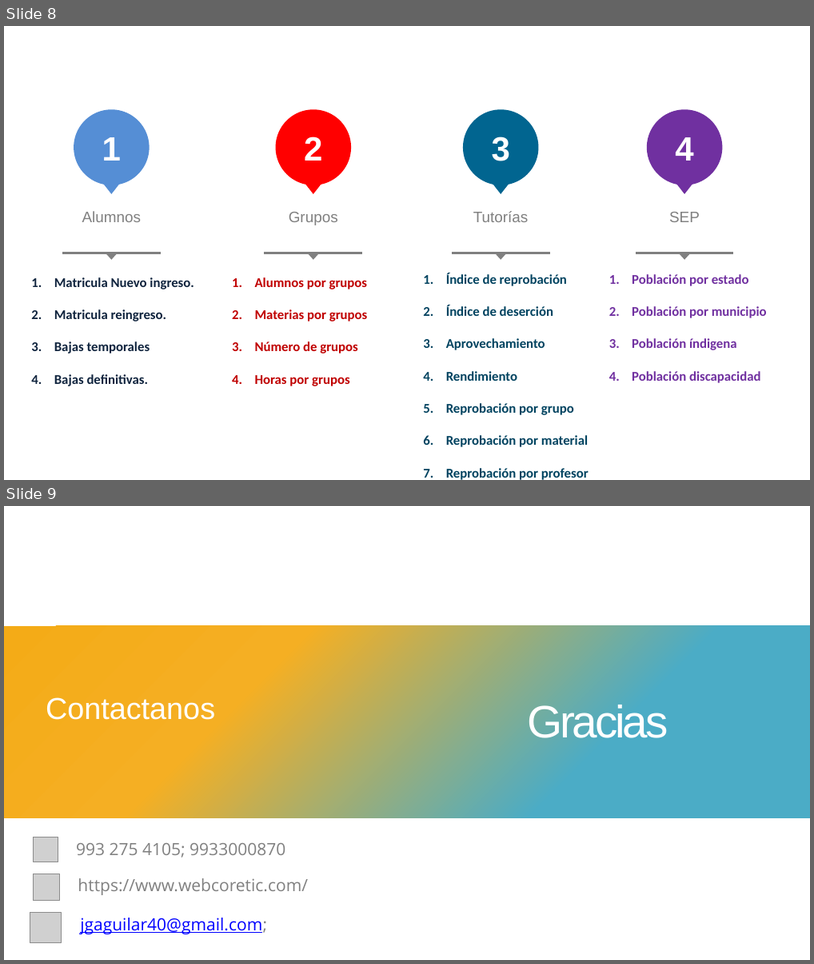
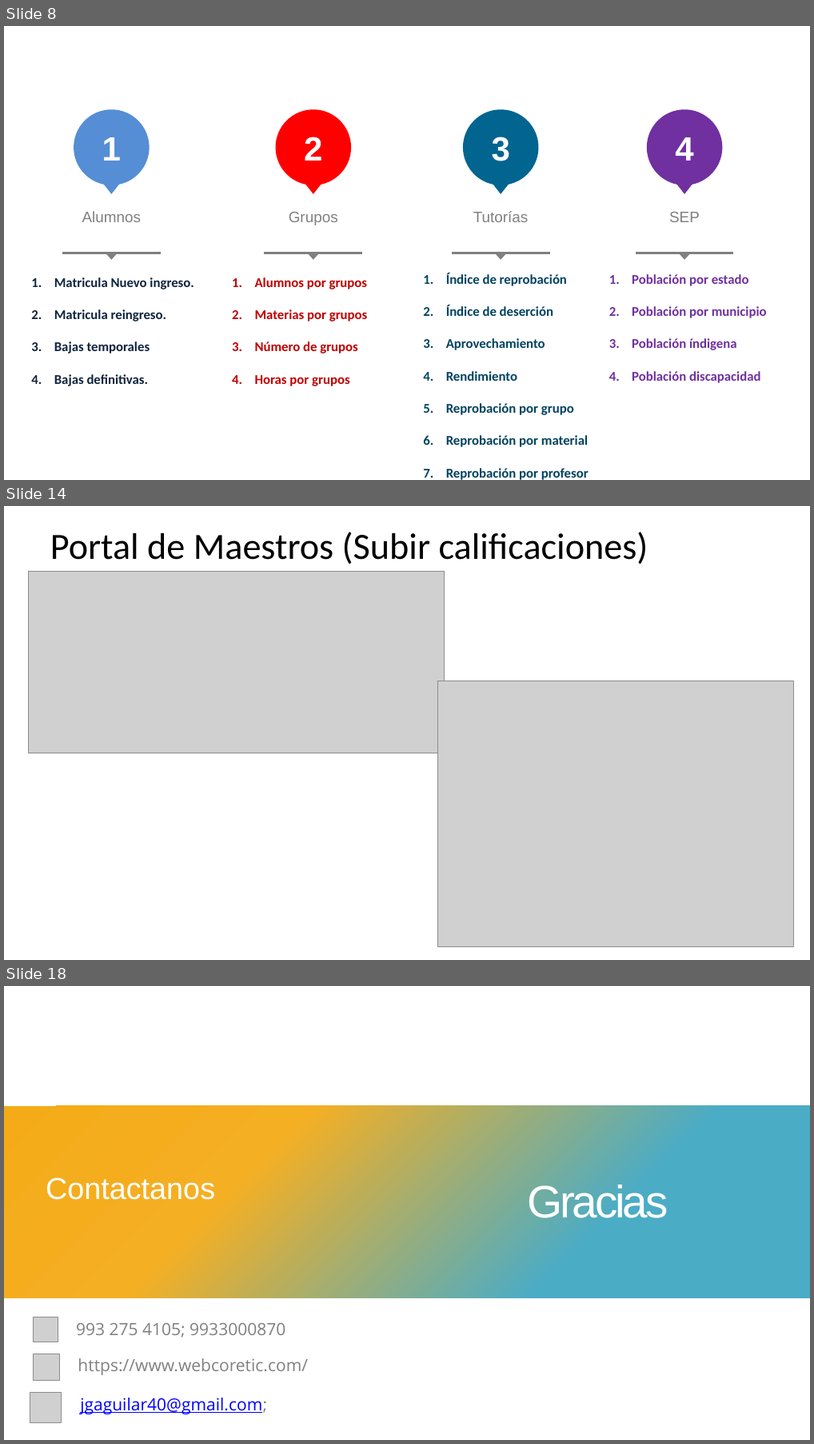
Before and after one commit to joselupe2002/siae, a slide deck: Manual/Presentación.pptx. Shown one above the other, each under a label of ours: slides 8 and 9 before the commit, slides 8, 14 and 18 after it; the slides between them are not shown. The pictures are 814x964 and 814x1444 pixels, drawn with LibreOffice and Linux fonts; fonts in the diff are those of the drawing; grey boxes stand for pictures. Boxes give left, top, right and bottom in pixels: in the first picture for what was removed or moved away, otherwise in the second. Text is boxed around its words. In the diff, an @@ line names an element or a change of style, - is before the commit and + after.

```diff
--- a/Manual/Presentación.pptx
+++ b/Manual/Presentación.pptx
@@ slide 14 added at [4,506,810,960], background #FFFFFF @@
@@ text added at [50,532,649,564], 44 pt, text #000000 @@
+Portal de Maestros (Subir calificaciones)
@@ picture added at [28,572,445,753] @@
@@ picture added at [438,680,794,947] @@
@@ what was slide 9 is now slide 18 @@
```
Also in this commit, not shown: 8 other slides added, 5 other files.
